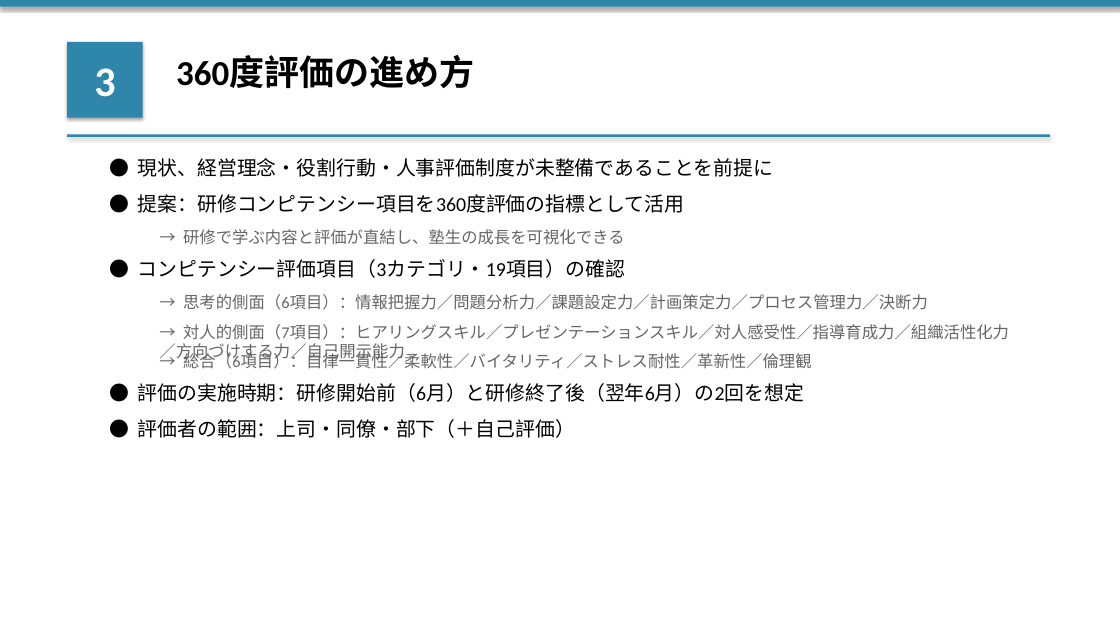
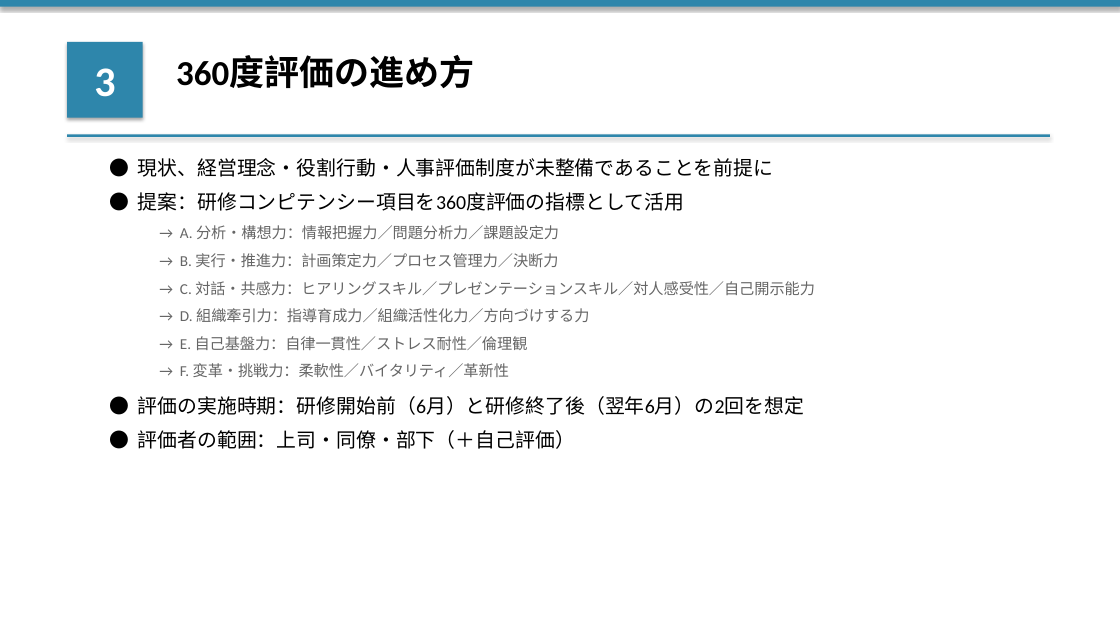
Before and after one commit to ennoshita-inc/training-taiko-kanri, a slide deck: slide 5 of clients/大晃産業/03_日程調整/【アジェンダ】20260323_打合せ.pptx. Drawn at 1120x630 pixels with LibreOffice and Linux fonts; fonts in the diff are those of the drawing. Boxes give left, top, right and bottom in pixels: in the first picture for what was removed or moved away, otherwise in the second. Text is boxed around its words. In the diff, an @@ line names an element or a change of style, - is before the commit and + after.

```diff
--- a/clients/大晃産業/03_日程調整/【アジェンダ】20260323_打合せ.pptx
+++ b/clients/大晃産業/03_日程調整/【アジェンダ】20260323_打合せ.pptx
@@ text at (180, 225, 559, 239): text changed; size 14 to 13 pt @@
-→ 研修で学ぶ内容と評価が直結し、塾生の成長を可視化できる
+→ A. 分析・構想力：情報把握力／問題分析力／課題設定力
@@ text at (180, 253, 558, 267): text changed; size 17 to 13 pt; text colour #000000 to #666666 @@
-● コンピテンシー評価項目（3カテゴリ・19項目）の確認
+→ B. 実行・推進力：計画策定力／プロセス管理力／決断力
@@ text at (180, 281, 815, 295): text changed; size 14 to 13 pt @@
-→ 思考的側面（6項目）：情報把握力／問題分析力／課題設定力／計画策定力／プロセス管理力／決断力
+→ C. 対話・共感力：ヒアリングスキル／プレゼンテーションスキル／対人感受性／自己開示能力
@@ text at (180, 308, 589, 322): text changed; size 14 to 13 pt @@
-→ 対人的側面（7項目）：ヒアリングスキル／プレゼンテーションスキル／対人感受性／指導育成力／組織活性化力／方向づけする力／自己開示能力
+→ D. 組織牽引力：指導育成力／組織活性化力／方向づけする力
@@ text at (180, 336, 528, 350): text changed; size 14 to 13 pt @@
-→ 総合（6項目）：自律一貫性／柔軟性／バイタリティ／ストレス耐性／革新性／倫理観
+→ E. 自己基盤力：自律一貫性／ストレス耐性／倫理観
@@ text added at (180, 363, 509, 377), 13 pt, text #666666 @@
+→ F. 変革・挑戦力：柔軟性／バイタリティ／革新性
@@ text "● 評価の実施時期：研修開始前（6月）と研修終了後（翌年6月）の2回を想定": place and size @@
-text "● 評価の実施時期：研修開始前（6月）と研修終了後（翌年6月）の2回を想定" at (138, 383, 804, 402)
+text "● 評価の実施時期：研修開始前（6月）と研修終了後（翌年6月）の2回を想定" at (138, 396, 804, 415)
@@ text "● 評価者の範囲：上司・同僚・部下（＋自己評価）": place and size @@
-text "● 評価者の範囲：上司・同僚・部下（＋自己評価）" at (138, 419, 575, 438)
+text "● 評価者の範囲：上司・同僚・部下（＋自己評価）" at (138, 430, 575, 449)
```
Also in this commit, not shown: 1 other file.
